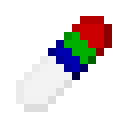
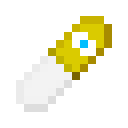
Layered file, before and after one edit (128x128). Changes by layer:
renamed "blindness" to "night_vision", showed it, painted on it over [48,16,112,80]
